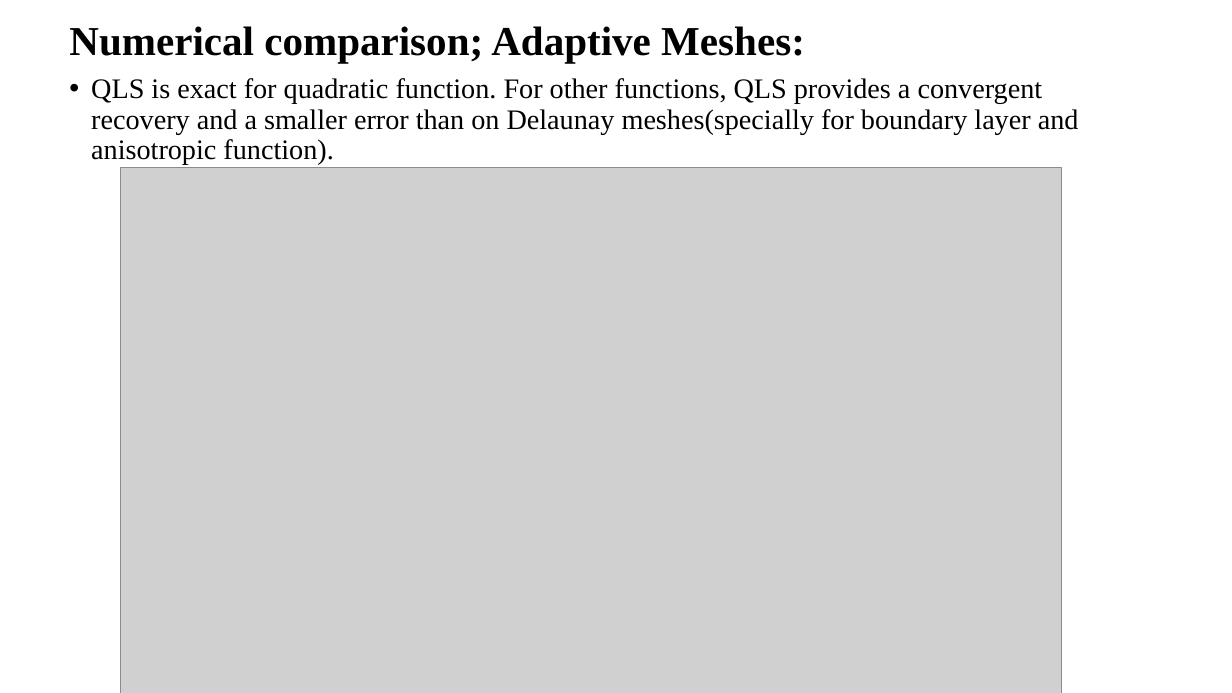
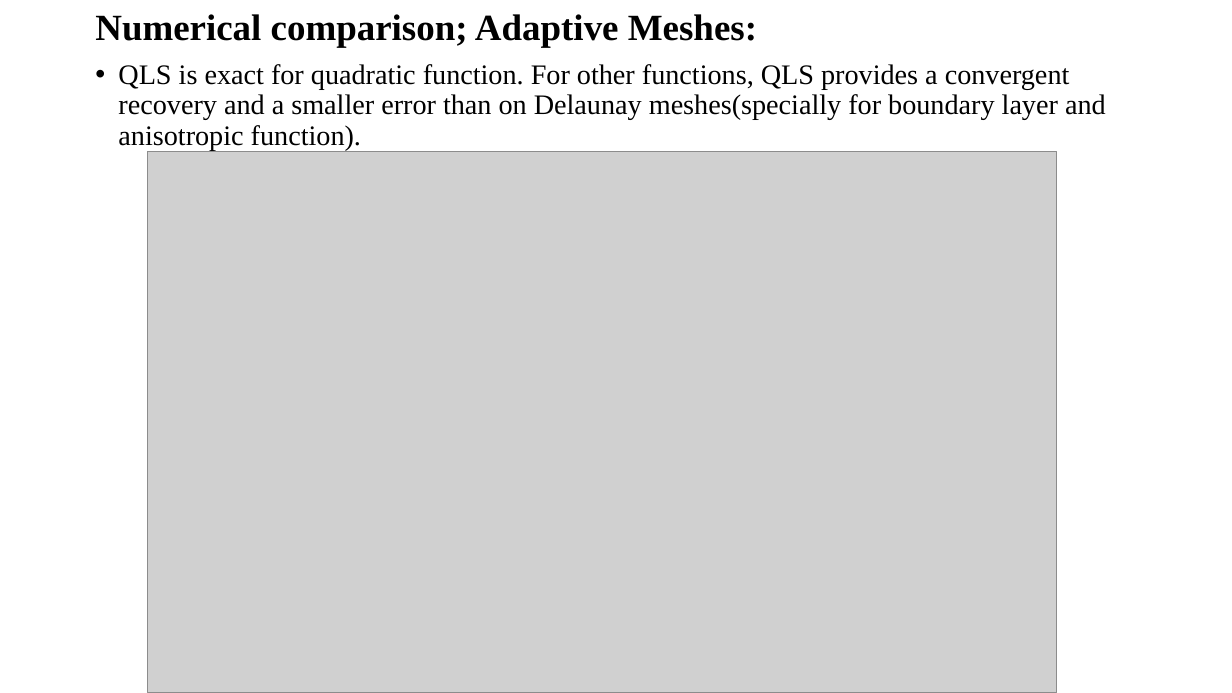
Before and after one commit to lohith921/amr, a slide deck: slide 28 of HBA.pptx (slide 29 before the commit). Drawn at 1232x693 pixels with LibreOffice and Linux fonts; fonts in the diff are those of the drawing; grey boxes stand for pictures. Boxes give left, top, right and bottom in pixels: in the first picture for what was removed or moved away, otherwise in the second. Text is boxed around its words. In the diff, an @@ line names an element or a change of style, - is before the commit and + after.

Commit message:
Change font and rearranged slides

```diff
--- a/HBA.pptx
+++ b/HBA.pptx
@@ title "Numerical comparison; Adaptive Meshes:": place and size @@
-title "Numerical comparison; Adaptive Meshes:" at [69,26,805,63]
+title "Numerical comparison; Adaptive Meshes:" at [95,14,757,48]
@@ title "Numerical comparison; Adaptive Meshes:" at [95,14,757,48]: size 32 to 28.8 pt @@
@@ text "QLS is exact for quadratic ...": place and size @@
-text "QLS is exact for quadratic ..." at [91,78,1079,164]
+text "QLS is exact for quadratic ..." at [118,64,1106,150]
@@ text "QLS is exact for quadratic ..." at [118,64,1106,150]: indent changed; more space between paragraphs @@
@@ picture: place and size @@
-picture at [121,167,1062,693]
+picture at [147,152,1056,693]
```
Also in this commit, not shown: 7 other slides changed.
